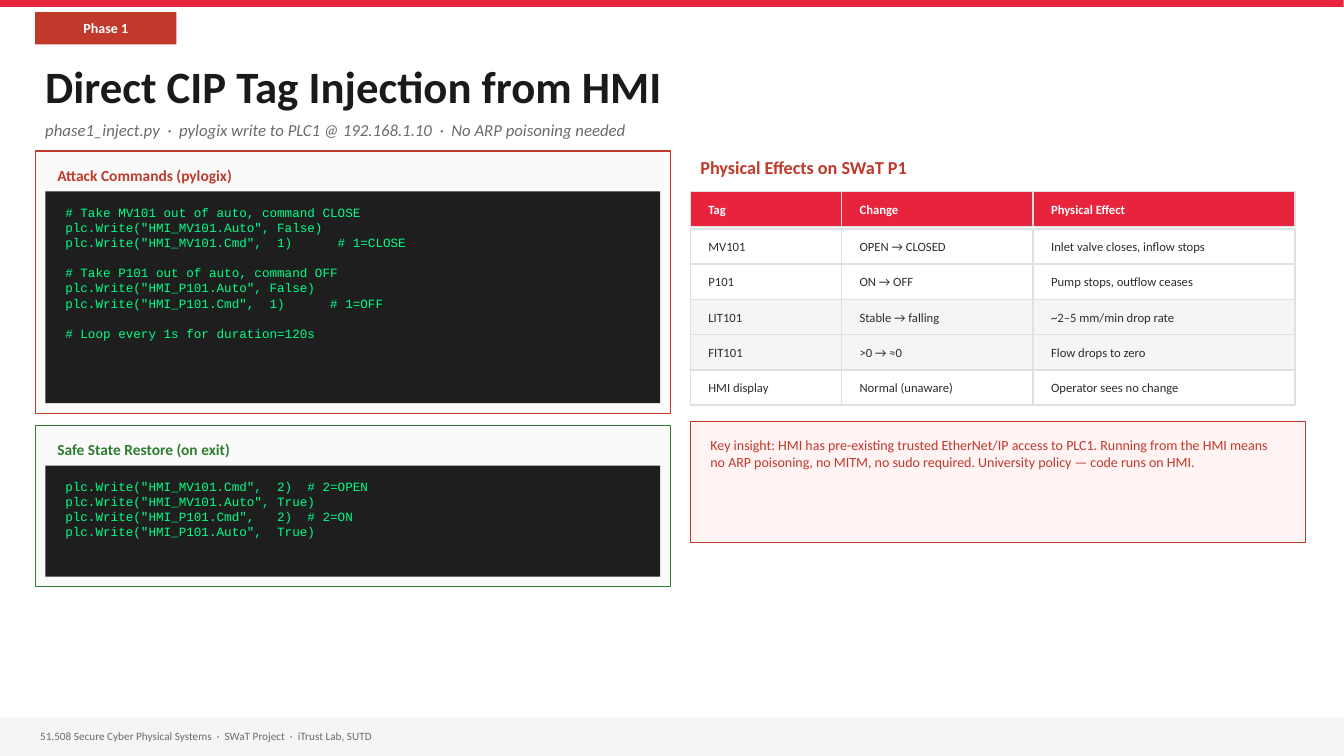
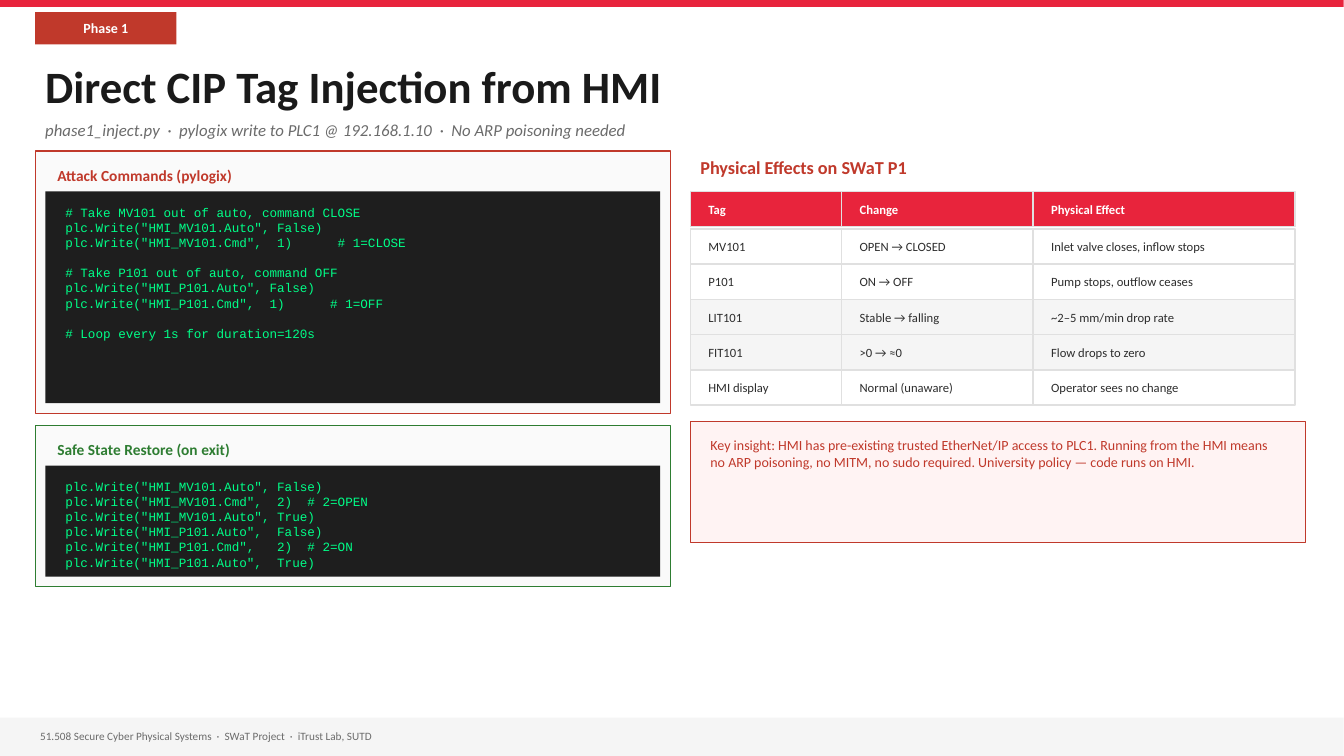
Before and after one commit to kinwee/swat-cps-project, a slide deck: slide 15 of slides/swat_sutd.pptx. Drawn at 1344x756 pixels with LibreOffice and Linux fonts; fonts in the diff are those of the drawing. Boxes give left, top, right and bottom in pixels: in the first picture for what was removed or moved away, otherwise in the second. Text is boxed around its words. In the diff, an @@ line names an element or a change of style, - is before the commit and + after.

Commit message:
fix: update slides and report to match codebase
Report (swat_project_report.docx):
- §4.2 heading: 'ARP Poisoning & False CIP Tag Injection' → 'False CIP Tag Injection from Compromised HMI'
- §4.2 tag table: HMI_MV101:O.Data → HMI_MV101.Cmd, HMI_P101:O.Data → HMI_P101.Auto
- §4.2 table values: True(OPEN)/False(CLOSED) → 2(OPEN)/1(CLOSED) for MV101.Cmd
- §5.1 I-9 invariant: fixed copy-paste of I-8 → correct Phase 1 attack signature description

Slides (swat_sutd.pptx):
- Slide 15 safe state restore: 4-line → 6-line pattern (Auto=False before Cmd write)

```diff
--- a/slides/swat_sutd.pptx
+++ b/slides/swat_sutd.pptx
@@ text at box(65, 482, 322, 494): paragraph added @@
+plc.Write("HMI_MV101.Auto", False)
@@ text at box(65, 527, 322, 539): paragraph added @@
+plc.Write("HMI_P101.Auto", False)
```
Also in this commit, not shown: 1 other file.
